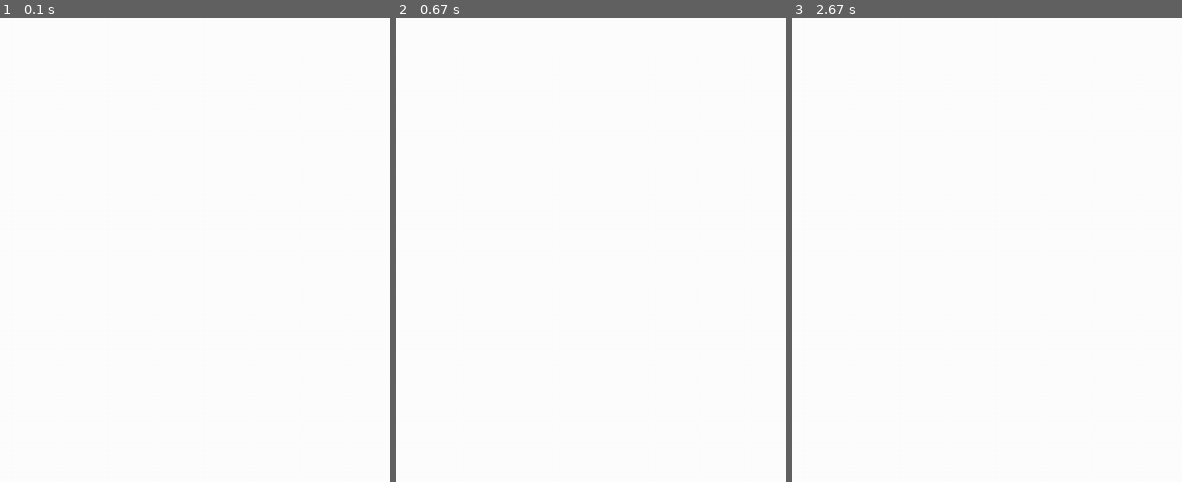
Above: before the commit, frames 1-3 (left to right).
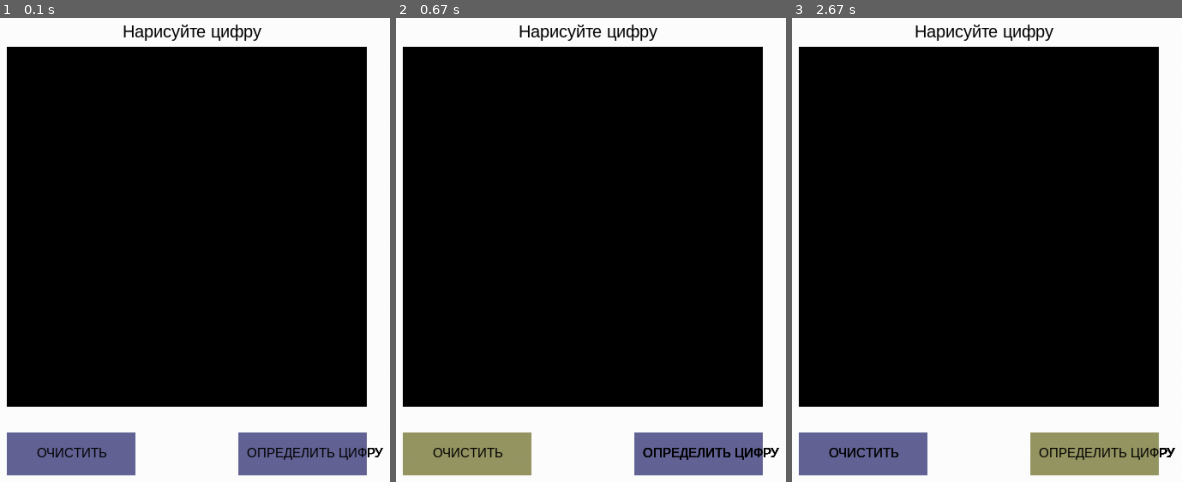
Above: after the commit, the same moments.

Repository: Ubermensch124/MNIST_PyGame
Game: pygame game, started from main.py
Same seed, same stepped clock (60 frames per second), same inputs: the game is played once before the commit and once after it.
Inputs (mouse positions are in pixels of both pictures, inside the frame that each line leads up to):
- Up to frame 1 (0.1 s): no input
- Up to frame 2 (0.67 s): click (466, 454) at 0.38 s, where only the run after the commit has a clickable "ОЧИСТИТЬ"
- Up to frame 3 (2.67 s): click (outside the picture) at 0.77 s; click (928, 198) at 1.15 s; click (outside the picture) at 1.62 s; move the mouse to (outside the picture) at 1.93 s; click (outside the picture) at 2.15 s

The runs differ from the first frame. In frame 1, 79% of the frame differs, in the area x 1-99%, y 1-99%; in frame 2, 79%; in frame 3, 79%.

Commit message:
Добавил поле для рисования, текст и кнопки

Diff:
--- a/main.py
+++ b/main.py
@@ -1,9 +1,34 @@
 import pygame
+
+
+BUTTON_COLOR_OFF = (100, 100, 150)
+BUTTON_COLOR_ON = (150, 150, 100)
+FPS = 60
 
 pygame.init()
 
+clock = pygame.time.Clock()
+
 display = pygame.display.set_mode((1050, 650))
+display.fill(color=(255, 255, 255))
 pygame.display.set_caption('Drawing digits')
+
+text_main = pygame.font.SysFont('arial', 20)
+text_surface = text_main.render('Нарисуйте цифру', True, (0, 0, 0))
+
+surf = pygame.Surface((28*15, 28*15))
+surf.fill((0, 0, 0))
+display.blit(surf, (50, 50))
+display.blit(text_surface, (185, 20))
+pygame.display.update()
+
+
+class BigPixel:
+    def __init__(self):
+        ...
+
+    def one_pixel(self):
+        ...
 
 
 def run_game():
@@ -15,8 +40,24 @@
                 print('STOP')
                 exit()
 
-        display.fill(color=(255, 255, 255))
-        pygame.display.update()
+            mouse = pygame.mouse.get_pos()
+
+            if 50 < mouse[0] < 50+150 and 500 < mouse[1] < 500+50:
+                button_clear = pygame.draw.rect(display, BUTTON_COLOR_ON, (50, 500, 150, 50))
+            elif 320 < mouse[0] < 320+150 and 500 < mouse[1] < 500+50:
+                button_get = pygame.draw.rect(display, BUTTON_COLOR_ON, (320, 500, 150, 50))
+            else:
+                button_clear = pygame.draw.rect(display, BUTTON_COLOR_OFF, (50, 500, 150, 50))
+                button_get = pygame.draw.rect(display, BUTTON_COLOR_OFF, (320, 500, 150, 50))
+
+            text_button = pygame.font.SysFont('arial', 15)
+            text_button_clear_surface = text_button.render('ОЧИСТИТЬ', True, (0, 0, 0))
+            text_button_get_surface = text_button.render('ОПРЕДЕЛИТЬ ЦИФРУ', True, (0, 0, 0))
+
+            display.blit(text_button_clear_surface, (85, 515))
+            display.blit(text_button_get_surface, (330, 515))
+            pygame.display.update()
+            clock.tick(FPS)
 
 
 run_game()
